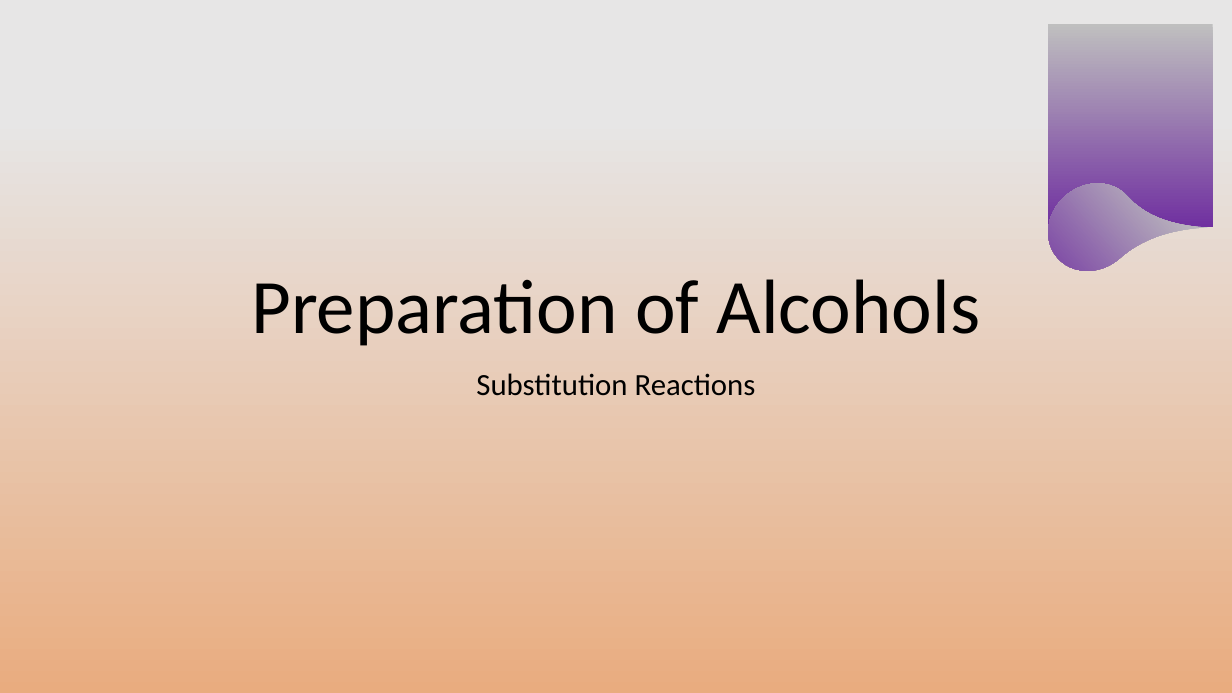
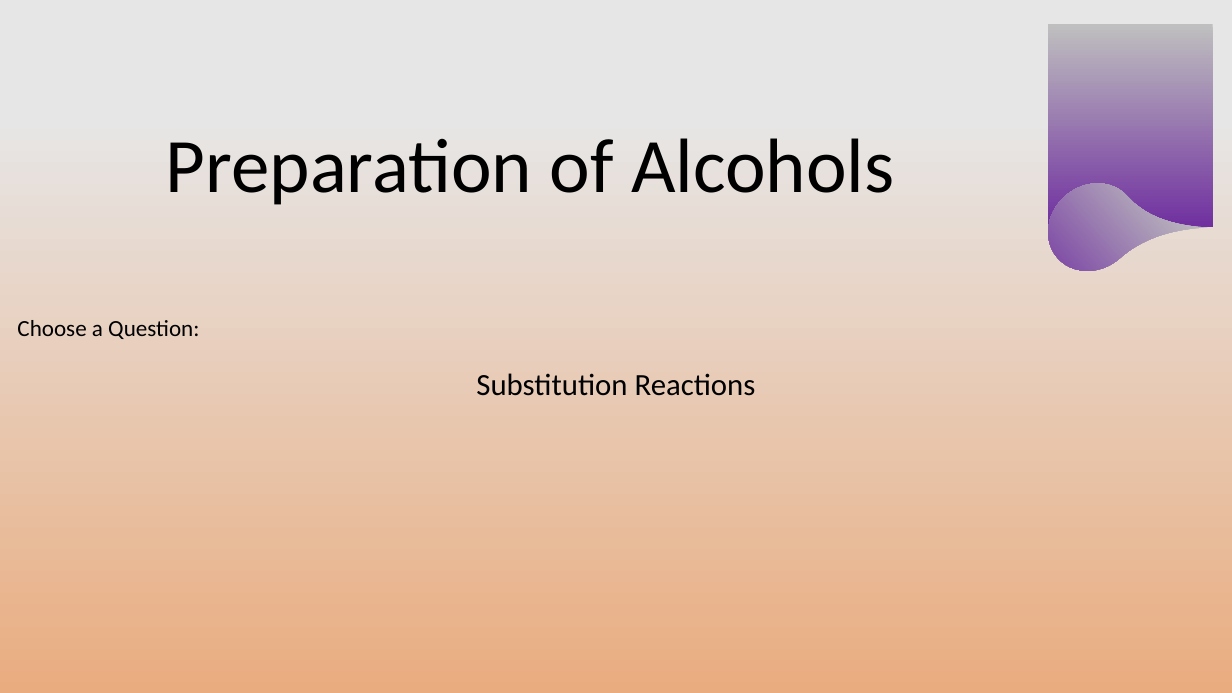
Before and after one commit to chemykill/alcoholproblems, a slide deck: slide 1 of alcoholquestions.pptx. Drawn at 1232x693 pixels with LibreOffice and Linux fonts; fonts in the diff are those of the drawing; background and template pictures are left out. Boxes give left, top, right and bottom in pixels: in the first picture for what was removed or moved away, otherwise in the second. Text is boxed around its words. In the diff, an @@ line names an element or a change of style, - is before the commit and + after.

```diff
--- a/alcoholquestions.pptx
+++ b/alcoholquestions.pptx
@@ title "Preparation of Alcohols": place and size @@
-title "Preparation of Alcohols" at bbox=[251, 279, 980, 346]
+title "Preparation of Alcohols" at bbox=[166, 138, 894, 205]
@@ text added at bbox=[17, 320, 199, 339], 18 pt, text #000000 @@
+Choose a Question:
```
Also in this commit, not shown: 1 other slide changed.
